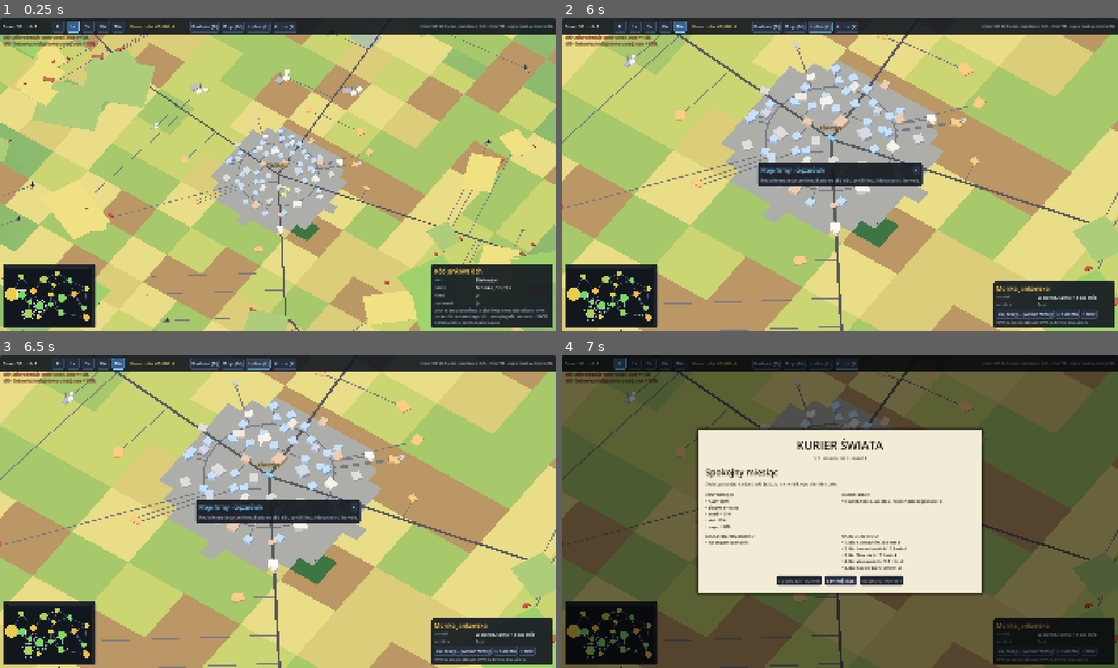
Above: before the commit, frames 1-4 (two rows, left to right).
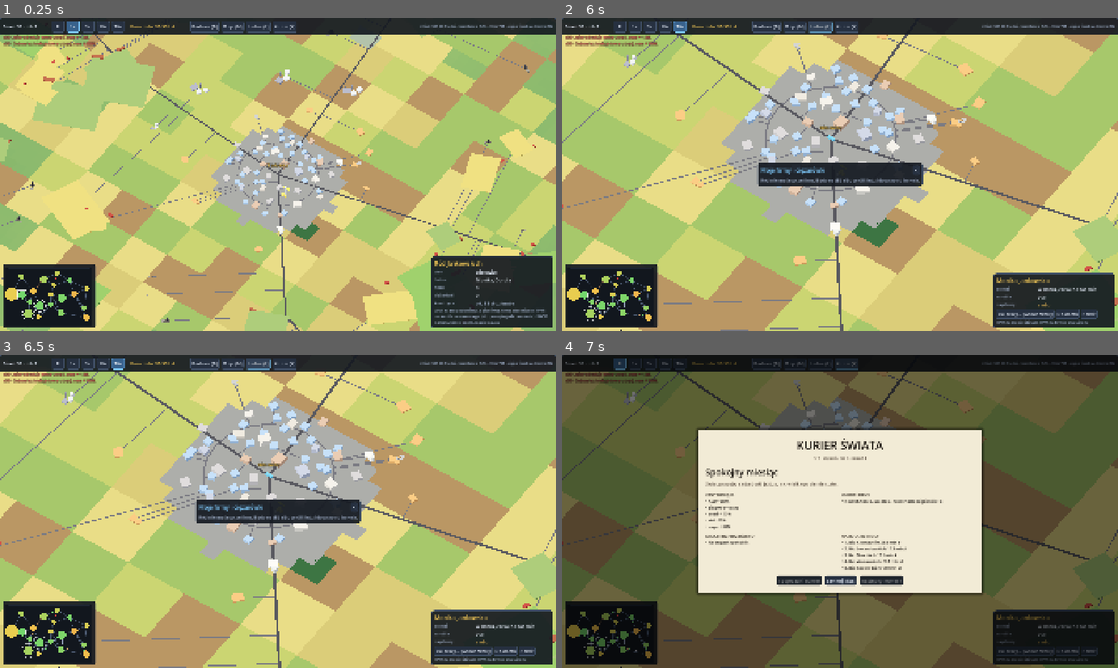
Above: after the commit, the same moments.

Repository: dwdzdc/dynastia
Game: Godot game, scene res://game/rts/rts_main.tscn
The game is run twice, just before and just after one commit, with the same random seed, the same clock (stepped at 60 frames per second) and the same inputs.
Inputs:
- Up to frame 1 (0.25 s): no input
- Up to frame 2 (6 s): click "⏸" at 0.5 s; click "1×" at 1.25 s; click "3×" at 2 s; click "10×" at 2.75 s; click "30×" at 3.5 s; click "Budowa (B)" at 4.25 s; click "Moje (M)" at 5 s; click "Ludzie (L)" at 5.75 s
- Up to frame 3 (6.5 s): no input
- Up to frame 4 (7 s): click "Kurier (K)" at 6.5 s

The runs differ from the first frame. In frame 1, 1.0% of the frame differs, in the area x 27-100%, y 2-92%; in frame 2, 1.0%, in the area x 27-100%, y 2-93%; in frame 3, 1.0%; in frame 4, 0.9%.

Commit message:
Koszty zycia rodu, zarzadca w firmie gracza; CLAUDE.md i progress pod iteracje 6
Co-Authored-By: Claude Opus 5.5 <noreply@anthropic.com>

Diff:
--- a/data/rts.json
+++ b/data/rts.json
@@ -14,11 +14,34 @@
 		"min_blocks": 4,
 		"max_blocks": 260,
 		"rings": {
-			"services": [0.05, 0.6],
-			"processing": [0.6, 1.1],
-			"haulage": [0.85, 1.15],
-			"heavy": [1.15, 1.6],
-			"raw": [1.6, 3.2]
+			"services": [
+				0.05,
+				0.6
+			],
+			"processing": [
+				0.6,
+				1.1
+			],
+			"haulage": [
+				0.85,
+				1.15
+			],
+			"heavy": [
+				1.15,
+				1.6
+			],
+			"raw": [
+				1.6,
+				3.2
+			]
 		}
-	}
+	},
+	"family_basket": {
+		"bread": 0.6,
+		"vegetables": 0.4,
+		"meat": 0.12,
+		"fuel": 0.2,
+		"services": 1.2
+	},
+	"hunger_days_note": 3
 }
--- a/game/rts/rts_hud.gd
+++ b/game/rts/rts_hud.gd
@@ -425,6 +425,7 @@
 	_row("ludzie", ", ".join(rts.units.values().map(func(u: RtsUnit) -> String: return u.first)))
 	_row("firmy", str(rts.player_businesses().size()))
 	_row("ciężarówki", str(rts.player_trucks().size()))
+	_row("koszt życia", "ok. %s zł dziennie" % _thousands(rts.family_cost_per_day()), DIM)
 	var hint := _label("LPM: zaznacz człowieka, ciężarówkę, firmę albo miasto. PPM: rozkaz dla zaznaczonego (idź, pracuj tu, jedź do miasta). WASD: kamera, kółko: zoom, spacja: pauza.", SMALL, DIM)
 	hint.autowrap_mode = TextServer.AUTOWRAP_WORD_SMART
 	hint.custom_minimum_size.x = CARD_W - 30
@@ -437,6 +438,7 @@
 	_card_box.add_child(_label(u.full_name(), HEAD, GOLD))
 	_row("co robi", u.reason)
 	_row("zarobił%s" % ("a" if u.female else ""), "%s zł" % _thousands(u.earned))
+	_row("najedzony", "tak" if u.fed > 0.8 else "słabo" if u.fed > 0.4 else "głodny", GOOD if u.fed > 0.8 else WARN if u.fed > 0.4 else BAD)
 	_actions([
 		_button("Do pracy… (wskaż firmę)", func() -> void: start_pick({"kind": "work", "unit": u.id}, "Kliknij firmę, w której %s ma pracować." % u.first)),
 		_button("Do domu", func() -> void:
@@ -515,6 +517,11 @@
 			_row("budowa", "czeka na: %s" % ", ".join(missing.map(func(g: String) -> String: return rts.econ.good_name(g))) if not missing.is_empty() else "zostało %d dni" % int(b.project["days"]))
 	if mine:
 		_row("kasa firmy", "%s zł · zysk %s zł/dzień" % [_thousands(b.cash), _thousands(b.profit_ema)], GOOD if b.profit_ema >= 0.0 else BAD)
+		var steward := CheckButton.new()
+		steward.text = "Zarządca pilnuje kasy (dokłada z kasy rodu, gdy produkcja się opłaca)"
+		steward.button_pressed = b.steward
+		steward.toggled.connect(func(on: bool) -> void: b.steward = on)
+		_card_box.add_child(steward)
 		_actions([
 			_button("Dopłać 10 tys.", func() -> void:
 				rts.move_cash(b.id, 10000.0)
--- a/sim/econ/econ_business.gd
+++ b/sim/econ/econ_business.gd
@@ -21,6 +21,7 @@
 var extra_workers: float = 0.0    # ludzie gracza pracujący na miejscu (jednostki RTS)
 var extra_payee: int = -1         # komu idą ich pensje (aktor-gracz)
 var extra_paid: bool = true       # czy wczoraj dostali wypłatę
+var steward: bool = true          # firma gracza: zarządca sam dokłada kapitał obrotowy
 
 # Budowa albo rozbudowa: materiały do kupienia, potem dni pracy.
 var project: Dictionary = {}      # { "materials": {towar: ile}, "days": int, "to_level": int }
--- a/sim/rts/rts_unit.gd
+++ b/sim/rts/rts_unit.gd
@@ -16,6 +16,7 @@
 var inside: int = -1                       # id firmy, w której pracuje
 var reason: String = "czeka na zadanie"
 var earned: float = 0.0                    # zarobione łącznie
+var fed: float = 1.0                       # jak dobrze ród go wczoraj wykarmił (0..1)
 
 
 func _init(id_: int) -> void:
--- a/sim/rts/rts_world.gd
+++ b/sim/rts/rts_world.gd
@@ -98,6 +98,10 @@
 
 
 func _after_day() -> void:
+	_family_needs()
+	for b: EconBusiness in player_businesses():
+		if b.steward and b.type != "haulage":
+			EconInvest.top_up(econ, player, b)
 	for tr: EconTruck in player_trucks():
 		if tr.mode == "route" and not tr.moving:
 			_route_step(tr)
@@ -116,6 +120,36 @@
 			else:
 				u.earned += econ.city_of(b).wage
 				u.reason = "pracuje: %s (%.0f zł dziennie)" % [b.name, econ.city_of(b).wage]
+
+
+# Koszty życia rodu: każdy człowiek codziennie kupuje koszyk na rynku miasta, w którym
+# jest dom rodu (jedzenie, paliwo, usługi). Bez pieniędzy — chodzi głodny.
+func _family_needs() -> void:
+	var basket: Dictionary = data["family_basket"]
+	var c := home_city()
+	var hungry := 0
+	for u: RtsUnit in units.values():
+		var got_w := 0.0
+		var all_w := 0.0
+		for g: String in basket.keys():
+			var want := float(basket[g])
+			var res: Array = c.market(g).buy(want, maxf(player.cash, 0.0), econ.pay_seller)
+			player.cash -= float(res[1])
+			all_w += 1.0
+			got_w += clampf(float(res[0]) / want, 0.0, 1.0)
+		u.fed = got_w / all_w
+		if u.fed < 0.5:
+			hungry += 1
+	if hungry > 0 and econ.day % int(data["hunger_days_note"]) == 0:
+		note("Ród nie ma za co żyć: %d os. chodzi głodnych." % hungry)
+
+
+func family_cost_per_day() -> float:
+	var basket: Dictionary = data["family_basket"]
+	var s := 0.0
+	for g: String in basket.keys():
+		s += float(basket[g]) * home_city().market(g).price
+	return s * units.size()
 
 
 # --- ludzie gracza ------------------------------------------------------------
--- a/tests/run_rts_tests.gd
+++ b/tests/run_rts_tests.gd
@@ -39,6 +39,7 @@
 	_test_player_builds()
 	_test_player_truck()
 	_test_world_lives_with_idle_player()
+	_test_family_needs()
 
 
 # R2: płynny czas liczy doby gospodarki; gracz nie tworzy pieniędzy.
@@ -154,3 +155,17 @@
 	check("R8 ciężarówki jeżdżą", moving > 100)
 	check("R8 bezrobocie < 35%%", unemp / w.econ.total_population() < 0.35)
 	check("R8 firm przybywa", int(w.econ.stats["founded"]) > 20)
+
+
+# Ród żyje z kasy: z pieniędzmi ludzie są najedzeni, bez pieniędzy chodzą głodni.
+func _test_family_needs() -> void:
+	var w := _world(13)
+	var money := w.econ.money_total()
+	w.advance(1.0)
+	var u: RtsUnit = w.units.values()[0]
+	check("Ród: z kasą najedzony", u.fed > 0.5)
+	check("Ród: zakupy nie tworzą pieniędzy", absf(w.econ.money_total() - money) < money * 1e-7)
+	w.home_city().cash += w.player.cash
+	w.player.cash = 0.0
+	w.advance(1.0)
+	check("Ród: bez kasy głodny", u.fed < 0.5)
Not shown, changed: CLAUDE.md
Not shown, changed: progress.md
